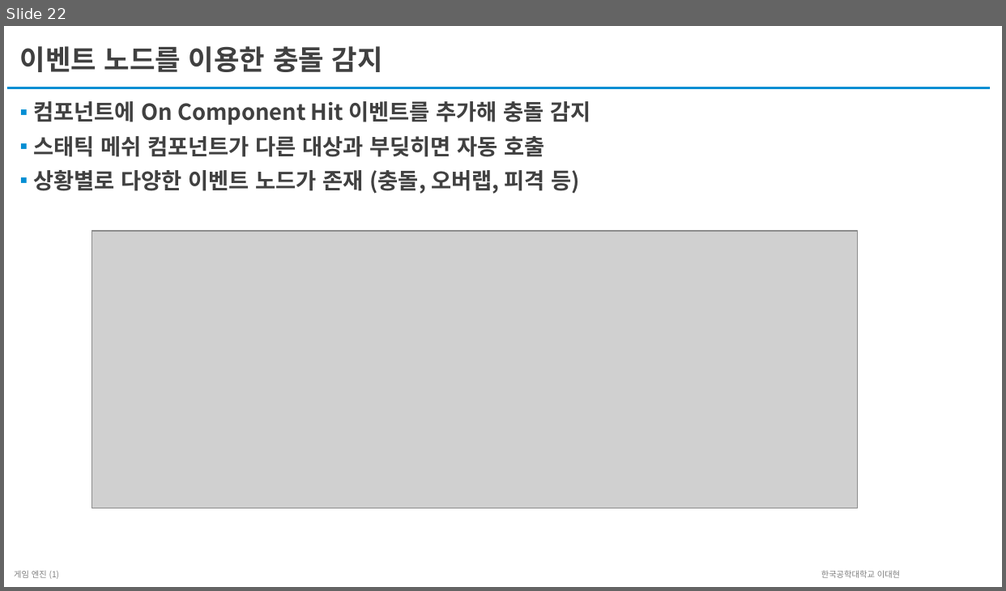
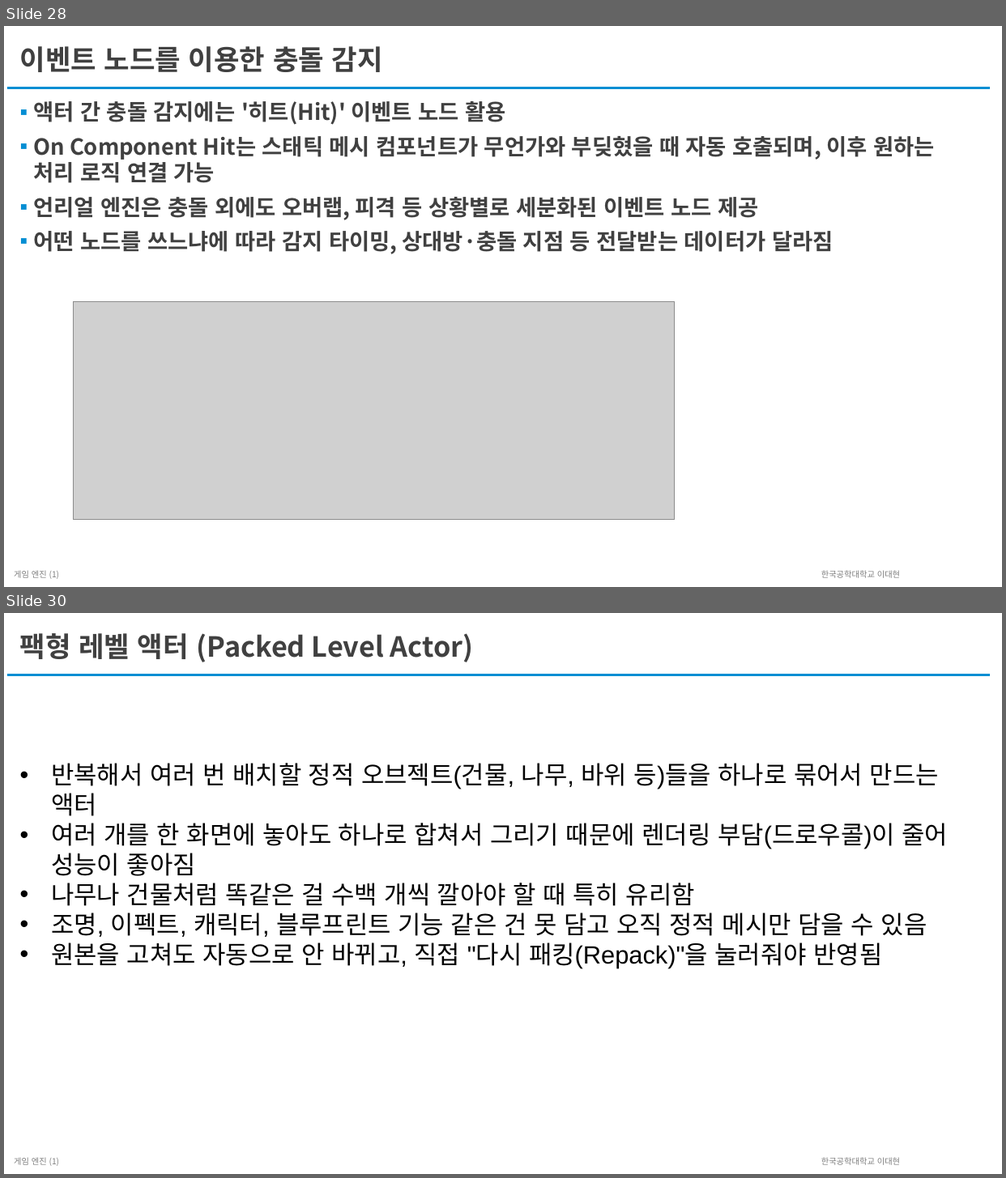
Before and after one commit to unreal-class/kmooc, a slide deck: LectureScript/2주차/2주차-교안-블루프린트 v2.pptx. Shown one above the other, each under a label of ours: slide 22 before the commit, slides 28 and 30 after it; the slides between them are not shown. The pictures are 1006x591 and 1006x1178 pixels, drawn with LibreOffice and Linux fonts; fonts in the diff are those of the drawing; grey boxes stand for pictures. Boxes give left, top, right and bottom in pixels: in the first picture for what was removed or moved away, otherwise in the second. Text is boxed around its words. In the diff, an @@ line names an element or a change of style, - is before the commit and + after.

```diff
--- a/LectureScript/2주차/2주차-교안-블루프린트 v2.pptx
+++ b/LectureScript/2주차/2주차-교안-블루프린트 v2.pptx
@@ slide 30 added at [4,613,1002,1174], background #FFFFFF; not listed: 2 template elements that a slide beside it also shows @@
@@ title added at [20,633,474,662], 20 pt, text #404040, bold @@
+팩형 레벨 액터 (Packed Level Actor)
@@ text added at [51,763,948,969], 18 pt, text #000000 @@
+• 반복해서 여러 번 배치할 정적 오브젝트(건물, 나무, 바위 등)들을 하나로 묶어서 만드는 액터
+• 여러 개를 한 화면에 놓아도 하나로 합쳐서 그리기 때문에 렌더링 부담(드로우콜)이 줄어 성능이 좋아짐
+• 나무나 건물처럼 똑같은 걸 수백 개씩 깔아야 할 때 특히 유리함
+• 조명, 이펙트, 캐릭터, 블루프린트 기능 같은 건 못 담고 오직 정적 메시만 담을 수 있음
+• 원본을 고쳐도 자동으로 안 바뀌고, 직접 "다시 패킹(Repack)"을 눌러줘야 반영됨
@@ what was slide 22 is now slide 28 @@
@@ slide 28 changed as well @@
@@ text at [33,101,934,254]: text changed @@
-▪ 컴포넌트에 On Component Hit 이벤트를 추가해 충돌 감지
-▪ 스태틱 메쉬 컴포넌트가 다른 대상과 부딪히면 자동 호출
-▪ 상황별로 다양한 이벤트 노드가 존재 (충돌, 오버랩, 피격 등)
+▪ 액터 간 충돌 감지에는 '히트(Hit)' 이벤트 노드 활용
+▪ On Component Hit는 스태틱 메시 컴포넌트가 무언가와 부딪혔을 때 자동 호출되며, 이후 원하는 처리 로직 연결 가능
+▪ 언리얼 엔진은 충돌 외에도 오버랩, 피격 등 상황별로 세분화된 이벤트 노드 제공
+▪ 어떤 노드를 쓰느냐에 따라 감지 타이밍, 상대방·충돌 지점 등 전달받는 데이터가 달라짐
@@ picture: place and size @@
-picture at [91,231,857,508]
+picture at [74,302,675,520]
```
Also in this commit, not shown: 10 other slides changed, 9 other slides added, 4 slides removed, 1 other file.
